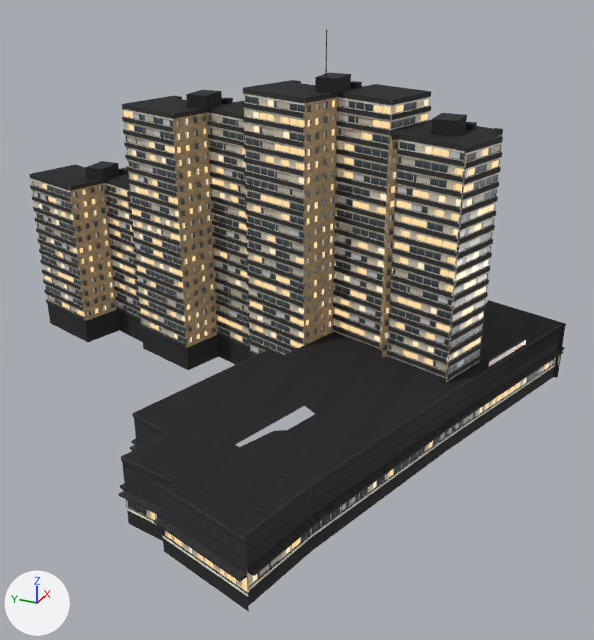
One commit to the glTF model web/public/models/landmarks/lochergut.glb: the scene before it, then after it.
Both versions are drawn from a 50 mm lens placed at (-162.7, -82.2, 92.5), pointed at (-22.3, -19.1, 22.3). Lighting does not change. The marker at lower left points along +X, +Y and +Z. The first picture is the older version. Where no turn or scale is listed for an object, it has been applied to the vertices. Vertices at exactly the same position are counted once.
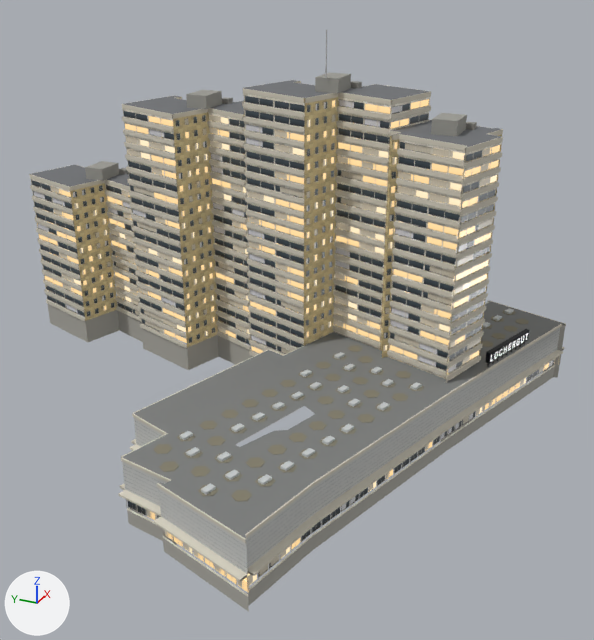
Edits to the bpy script that builds the scene:
```text
Add img_image_4:
    img_image_4 = load_image('Image_4', '_unpacked/Image_4', 512, 64, 'sRGB')
Add img_image_5:
    img_image_5 = load_image('Image_5', '_unpacked/Image_5', 8, 8, 'sRGB')
Change mat_flat:
    where n4 = _N.new('ShaderNodeTexImage'); n4.name = 'Image Texture'
    n4.image: img_image_3 -> img_image_5
Add mat_lochergut_neon:
    mat_lochergut_neon = bpy.data.materials.new('lochergut_neon')
    # uses the picture img_image_3
    # uses the picture img_image_4
Change me_mesh_0:
    used by ob_mesh_0; location = (-77.1, 65.2, -3.0)
    remove me_mesh_0.from_pydata(...)  # 17326 vertices, 26500 faces; spans x 0.0..108.7, y -133.3..0.0, z 0.0..80.2
    add me_mesh_0.from_pydata(...)  # 17190 vertices, 25000 faces; spans x 0.0..108.7, y -133.3..0.0, z 0.0..80.2
    me_mesh_0 part 1: the loose piece of 8 vertices spanning x 71.0..85.6, y -126.2..-120.6, z 14.3..16.0 is rebuilt with 8 vertices and now spans x 71.1..86.4, y -126.6..-120.2, z 15.3..17.8, in mat_lochergut_neon
    me_mesh_0 part 2: 1 vertex moved within x 69.8, y -97.5, z 62.3; 2027 vertices removed from x 1.8..107.0, y -132.7..-0.3, z 3.5..66.7; 1891 vertices added at x 1.5..107.2, y -132.8..-2.6, z 5.7..66.7
    me_mesh_0 part 3: 1288 kept faces spanning x 61.3..91.2, y -117.4..-17.4, z 7.2..66.6 get new texture (UV) coordinates
    me_mesh_0 part 4: 7944 kept faces spanning x 61.1..91.9, y -118.7..-17.3, z 6.3..67.2 get new vertex colours; the middle colour goes from beige #c8af8f to beige #e1d2aa
    add me_mesh_0.materials.append(mat_lochergut_neon)
```

Pixel boxes (x1, y1, x2, y2) of what changed, in the pictures (594 x 640 px; the box of a moved part takes in the faces that stretch with it):
'Mesh_0', surface changed, reshaped (black to grey): (29, 29, 566, 612) in both
part 1 of me_mesh_0, rebuilt (12% wider, 16% taller): before (487, 338, 526, 368); after (485, 329, 529, 364)
part 2 of me_mesh_0, moved or reshaped: before (30, 96, 555, 594); after (31, 99, 559, 581)
part 3 of me_mesh_0, surface changed: before (74, 99, 467, 375); after (74, 99, 484, 375)
part 4 of me_mesh_0, recoloured: (70, 97, 502, 374) in both
